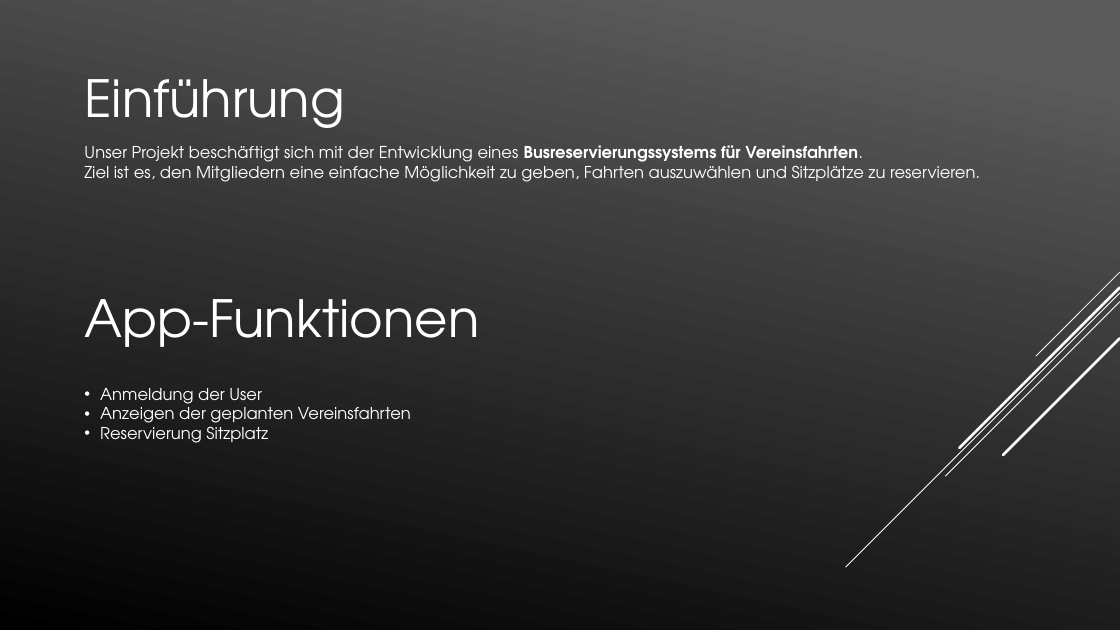
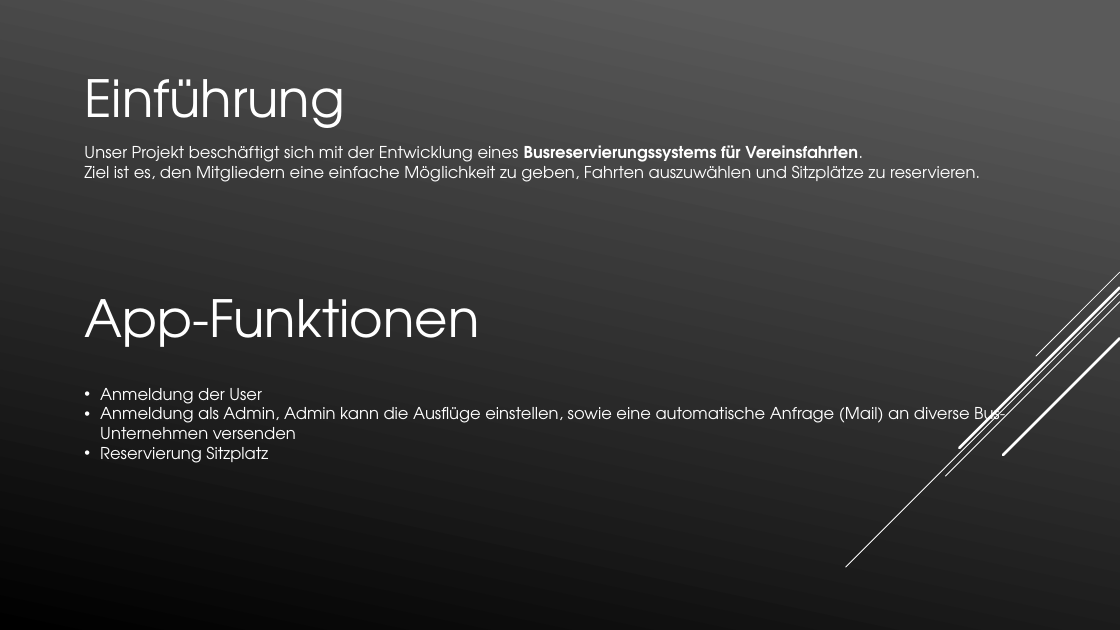
Before and after one commit to xamsemi/Advanced-Programing, a slide deck: slide 2 of Busreservierungssystem für Vereinsfahrten3_2.pptx. Drawn at 1120x630 pixels with LibreOffice and Linux fonts; fonts in the diff are those of the drawing. Boxes give left, top, right and bottom in pixels: in the first picture for what was removed or moved away, otherwise in the second. Text is boxed around its words. In the diff, an @@ line names an element or a change of style, - is before the commit and + after.

```diff
--- a/Busreservierungssystem für Vereinsfahrten3_2.pptx
+++ b/Busreservierungssystem für Vereinsfahrten3_2.pptx
@@ text at <box>100,402,1005,448</box>: text changed @@
-• Anzeigen der geplanten Vereinsfahrten
+• Anmeldung als Admin, Admin kann die Ausflüge einstellen, sowie eine automatische Anfrage (Mail) an diverse Bus-Unternehmen versenden
```
Also in this commit, not shown: 3 other slides changed, 2 slides added, 2 other files.
